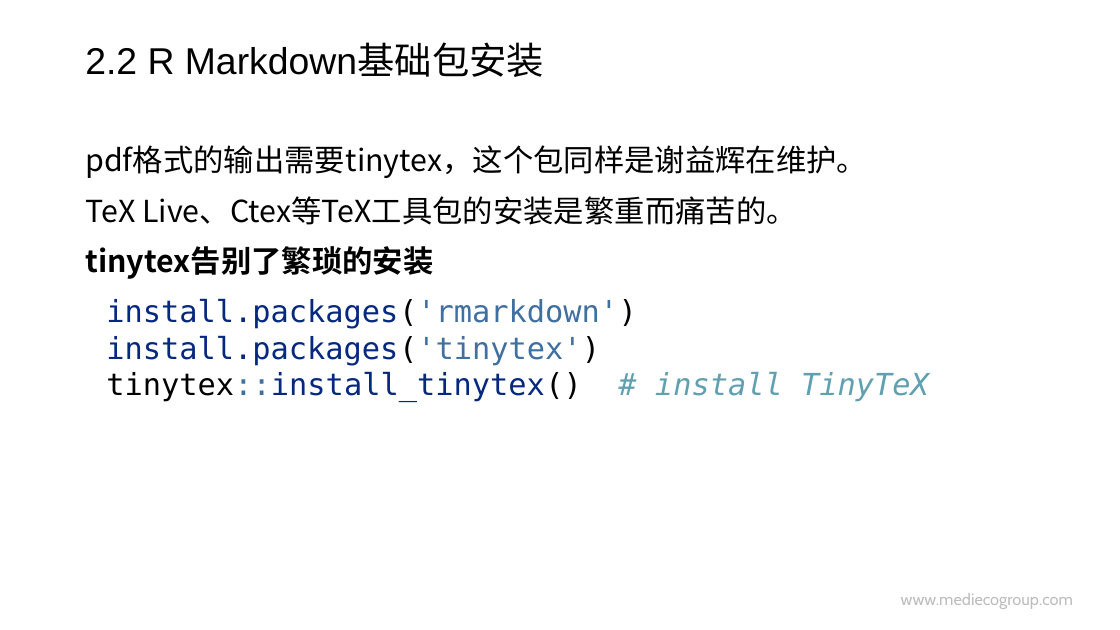
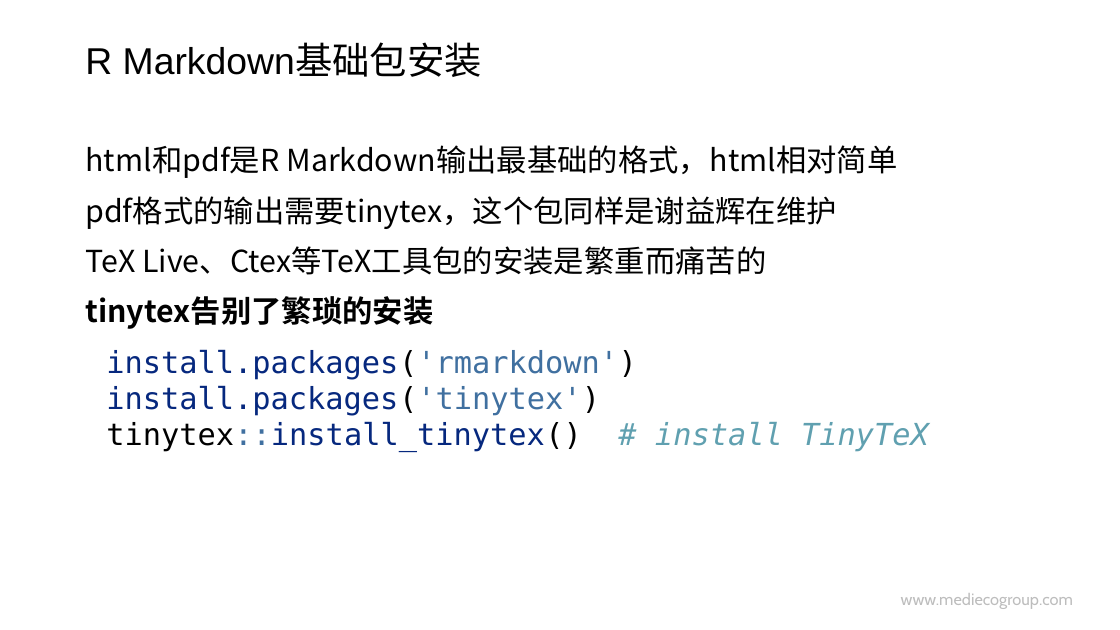
Before and after one commit to hao203/rmd_china, a slide deck: slide 9 of slides/01.History&Works/01-History-Works.pptx. Drawn at 1120x630 pixels with LibreOffice and Linux fonts; fonts in the diff are those of the drawing; background and template pictures are left out. Boxes give left, top, right and bottom in pixels: in the first picture for what was removed or moved away, otherwise in the second. Text is boxed around its words. In the diff, an @@ line names an element or a change of style, - is before the commit and + after.

```diff
--- a/slides/01.History&Works/01-History-Works.pptx
+++ b/slides/01.History&Works/01-History-Works.pptx
@@ title at (85,45,482,77): text changed @@
-2.2 R Markdown基础包安装
+R Markdown基础包安装
@@ text at (85,145,897,275): text changed @@
-pdf格式的输出需要tinytex，这个包同样是谢益辉在维护。
-TeX Live、Ctex等TeX工具包的安装是繁重而痛苦的。
+html和pdf是R Markdown输出最基础的格式，html相对简单
+pdf格式的输出需要tinytex，这个包同样是谢益辉在维护
+TeX Live、Ctex等TeX工具包的安装是繁重而痛苦的
```
Also in this commit, not shown: 7 other slides changed, 1 slide added, 1 slide removed, 2 other files.
